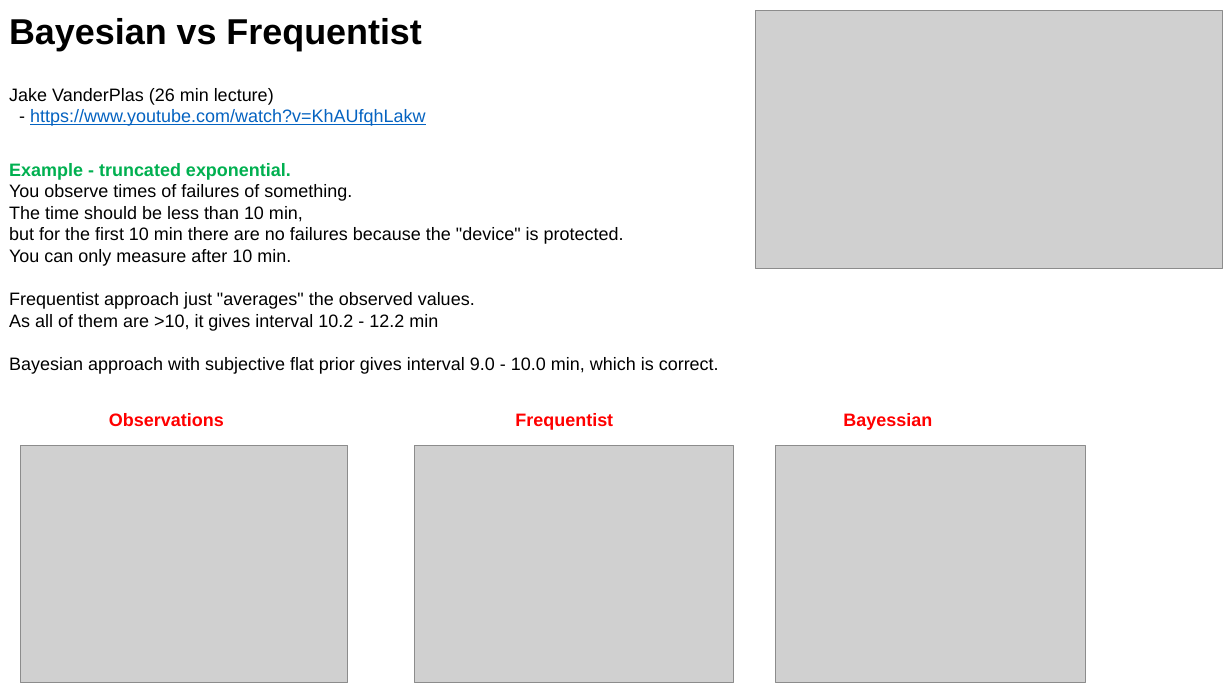
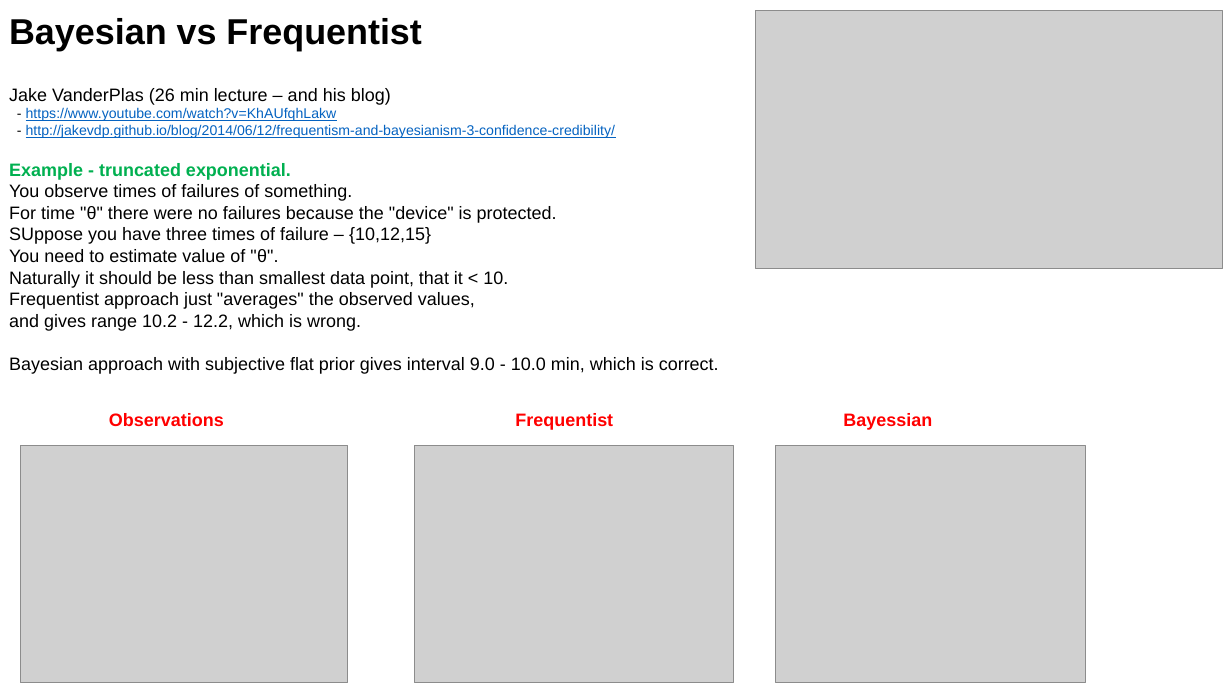
Before and after one commit to lselector/ml_ai_doc, a slide deck: slide 10 of Bayes_Bayesian.pptx. Drawn at 1232x693 pixels with LibreOffice and Linux fonts; fonts in the diff are those of the drawing; grey boxes stand for pictures. Boxes give left, top, right and bottom in pixels: in the first picture for what was removed or moved away, otherwise in the second. Text is boxed around its words. In the diff, an @@ line names an element or a change of style, - is before the commit and + after.

```diff
--- a/Bayes_Bayesian.pptx
+++ b/Bayes_Bayesian.pptx
@@ text at [9, 88, 391, 105]: text changed @@
-Jake VanderPlas (26 min lecture)
+Jake VanderPlas (26 min lecture – and his blog)
@@ text at [26, 107, 337, 121]: size 14 to 11 pt in "- https://www.youtube.com/watch?v=KhAUfqhLakw" @@
@@ text at [26, 124, 615, 138]: paragraph added @@
+- http://jakevdp.github.io/blog/2014/06/12/frequentism-and-bayesianism-3-confidence-credibility/
@@ text at [9, 206, 557, 331]: text changed @@
-The time should be less than 10 min,
-but for the first 10 min there are no failures because the "device" is protected.
-You can only measure after 10 min.
-Frequentist approach just "averages" the observed values.
-As all of them are >10, it gives interval 10.2 - 12.2 min
+For time "θ" there were no failures because the "device" is protected.
+SUppose you have three times of failure – {10,12,15}
+You need to estimate value of "θ".
+Naturally it should be less than smallest data point, that it < 10.
+Frequentist approach just "averages" the observed values,
+and gives range 10.2 - 12.2, which is wrong.
```
Also in this commit, not shown: 5 other slides changed.
